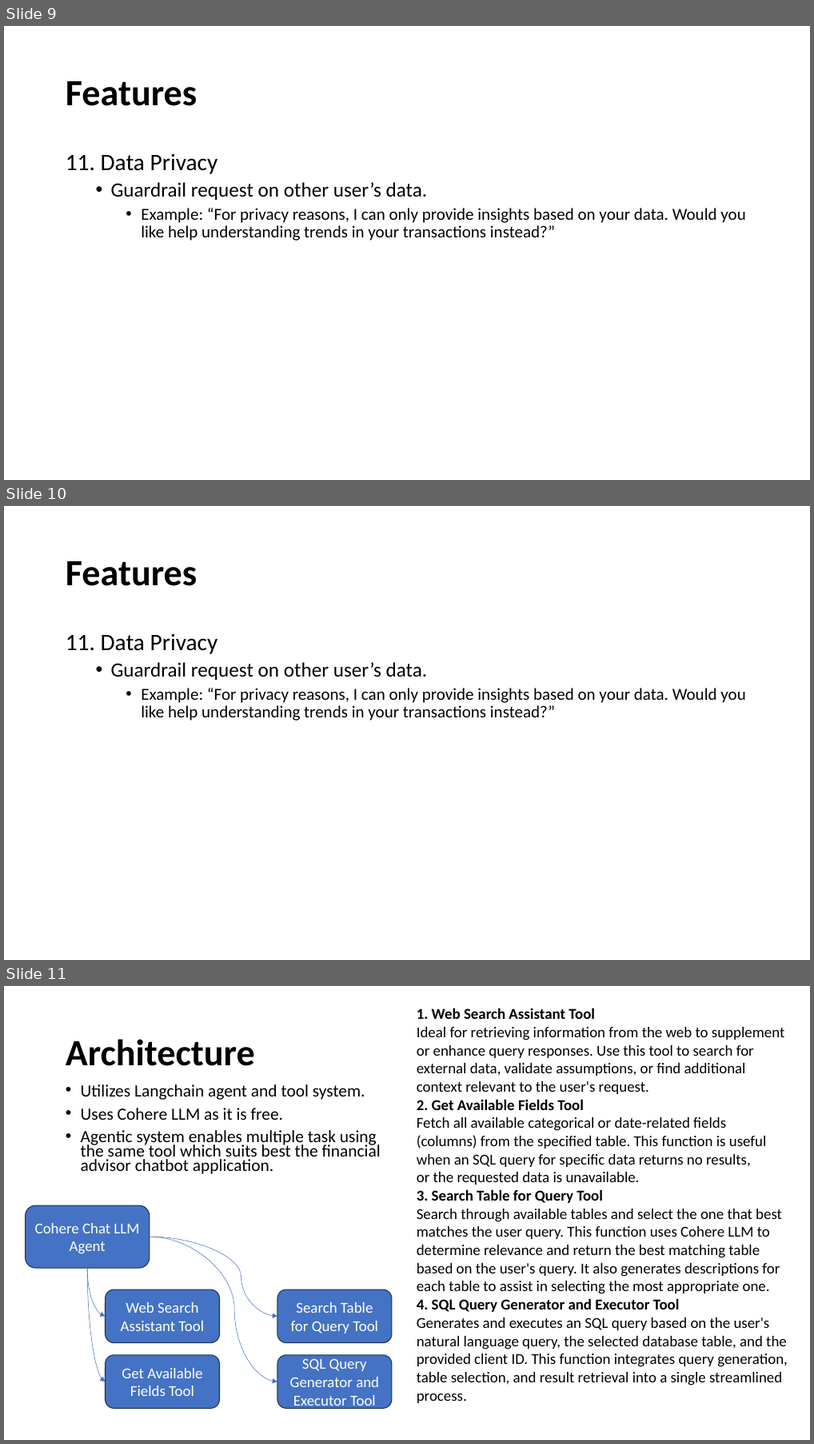
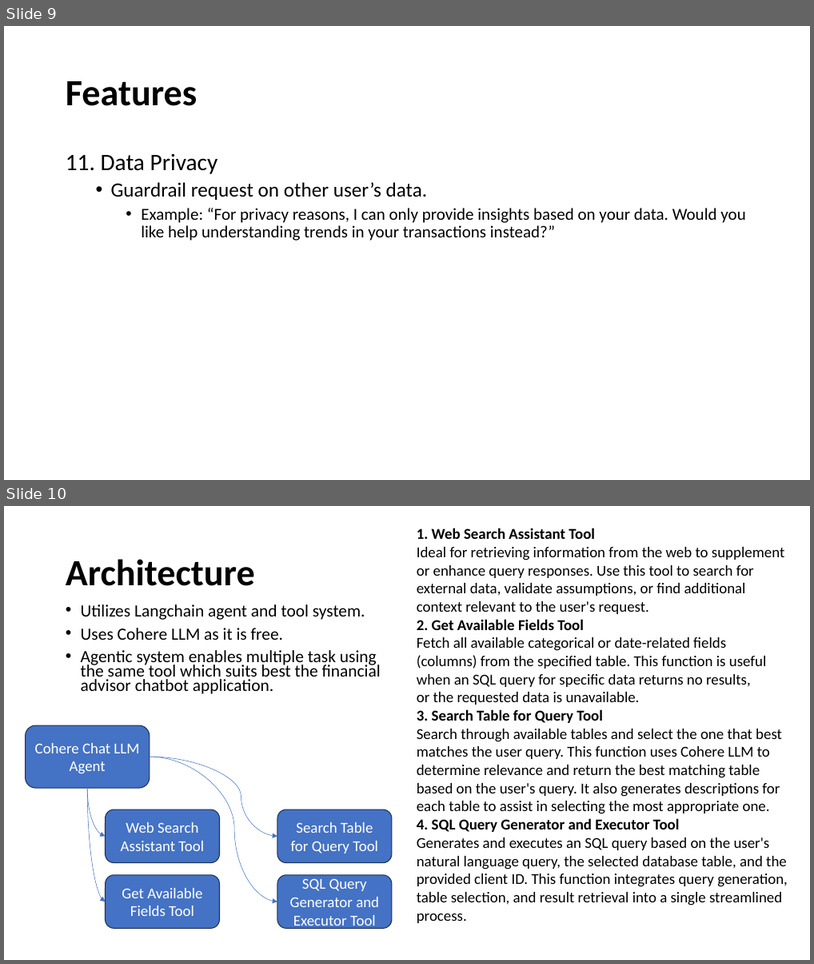
Before and after one commit to goldiusleonard/financial-chatbot, a slide deck: Explanation.pptx. Shown one above the other, each under a label of ours: slides 9, 10 and 11 before the commit, slides 9 and 10 after it. The pictures are 814x1444 and 814x964 pixels, drawn with LibreOffice and Linux fonts; fonts in the diff are those of the drawing. Boxes give left, top, right and bottom in pixels: in the first picture for what was removed or moved away, otherwise in the second. Text is boxed around its words. In the diff, an @@ line names an element or a change of style, - is before the commit and + after.

Commit message:
fix: fix explanation ppt and pdf

```diff
--- a/Explanation.pptx
+++ b/Explanation.pptx
@@ slide 10 removed at (4, 506, 810, 960), background #FFFFFF @@
@@ title removed at (66, 561, 197, 586) @@
-Features
@@ text removed at (66, 633, 746, 720) @@
-11. Data Privacy
-  • Guardrail request on other user’s data.
-    • Example: “For privacy reasons, I can only provide insights based on your data. Would you like help understanding trends in your transactions instead?”
@@ what was slide 11 is now slide 10 @@
```
Also in this commit, not shown: 1 other file.
